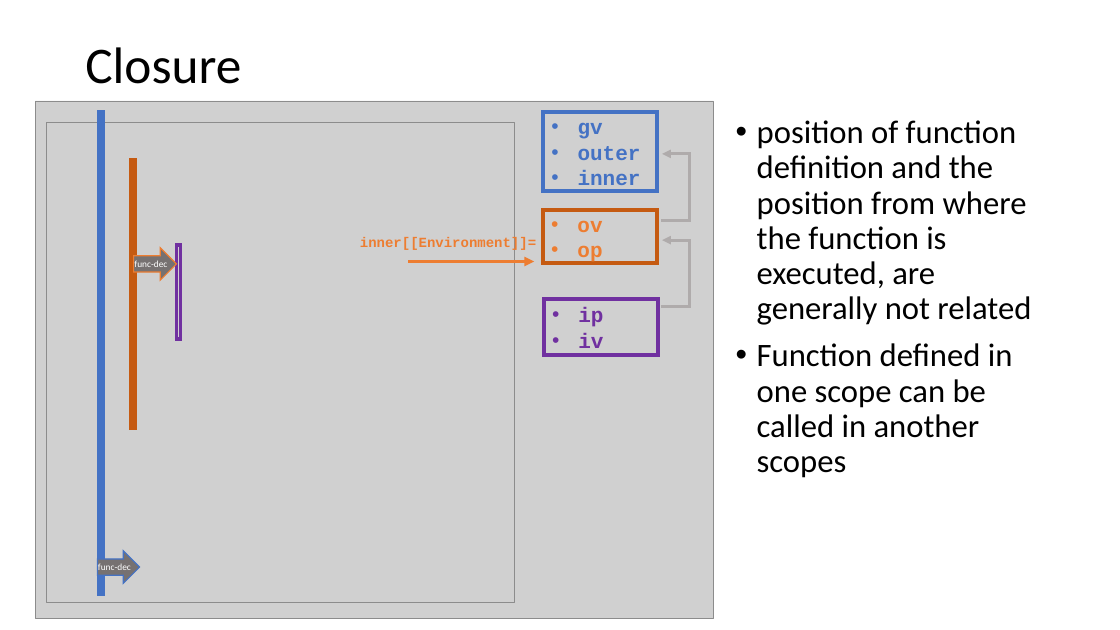
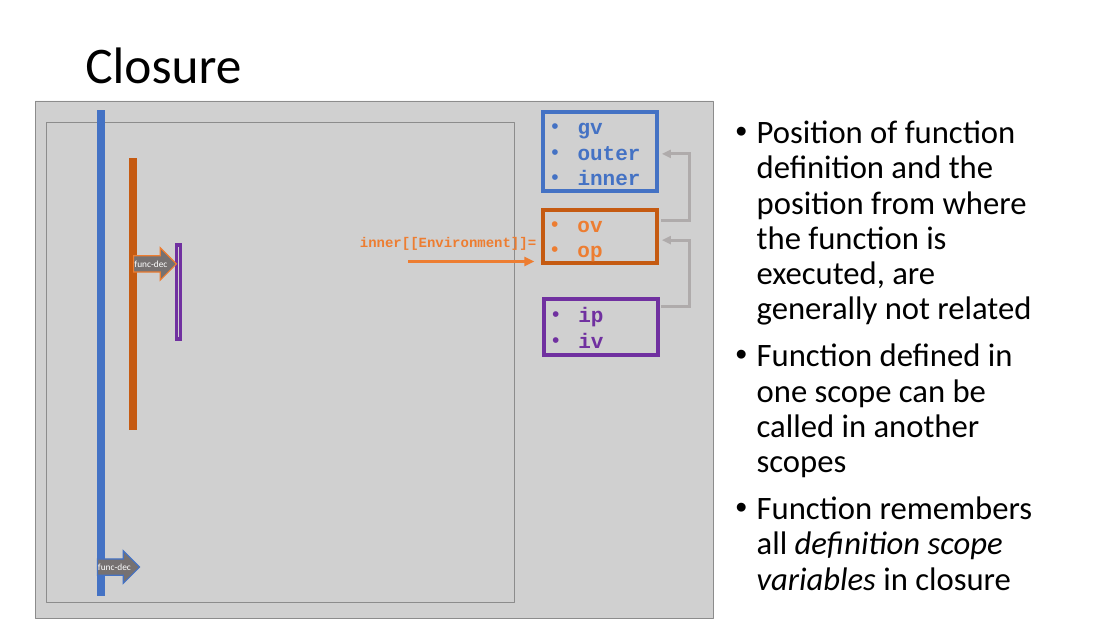
Before and after one commit to yimejky/wawjs, a slide deck: slide 31 of 02-prednaska/02.02-functions.pptx. Drawn at 1120x630 pixels with LibreOffice and Linux fonts; fonts in the diff are those of the drawing; grey boxes stand for pictures. Boxes give left, top, right and bottom in pixels: in the first picture for what was removed or moved away, otherwise in the second. Text is boxed around its words. In the diff, an @@ line names an element or a change of style, - is before the commit and + after.

```diff
--- a/02-prednaska/02.02-functions.pptx
+++ b/02-prednaska/02.02-functions.pptx
@@ text at [757,120,1031,325]: text changed @@
-• position of function definition and the position from where the function is executed, are generally not related
+• Position of function definition and the position from where the function is executed, are generally not related
@@ text at [757,496,1032,591]: paragraph added @@
+• Function remembers all definition scope variables in closure
```
Also in this commit, not shown: 3 other slides changed, 9 other files.
